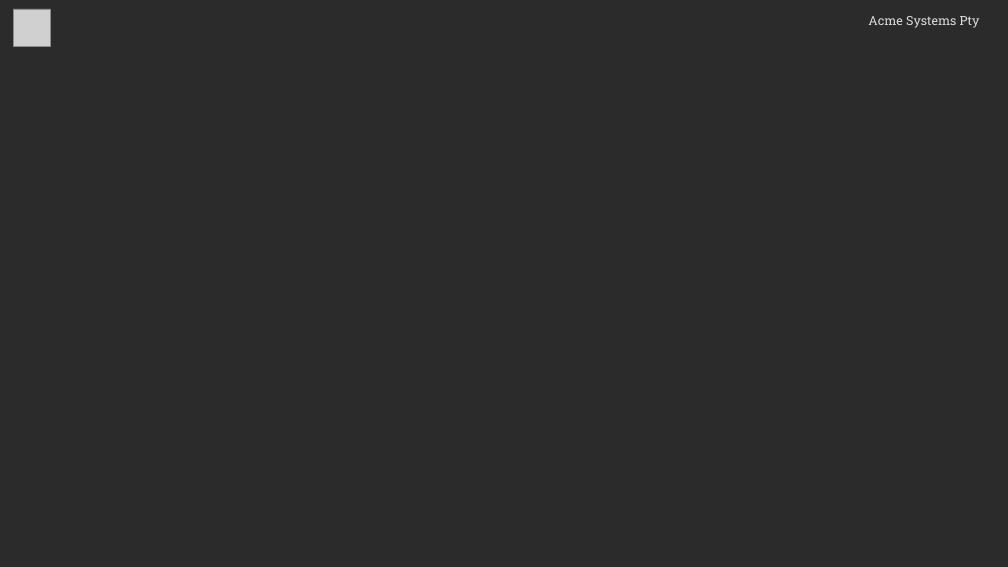
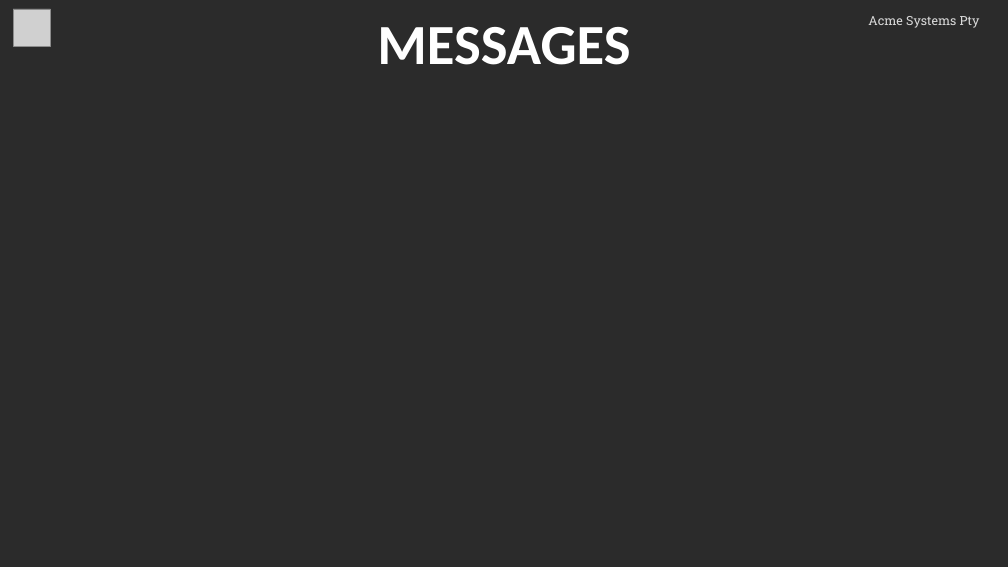
Before and after one commit to JervinAlejandro/VehicleRegistrationLists, a slide deck: slide 5 of Documents/Presentation.pptx (slide 2 before the commit). Drawn at 1008x567 pixels with LibreOffice and Linux fonts; fonts in the diff are those of the drawing; grey boxes stand for pictures; background and template pictures are left out; a plain dark background stands for a picture behind light text. Boxes give left, top, right and bottom in pixels: in the first picture for what was removed or moved away, otherwise in the second. Text is boxed around its words. In the diff, an @@ line names an element or a change of style, - is before the commit and + after.

```diff
--- a/Documents/Presentation.pptx
+++ b/Documents/Presentation.pptx
@@ text added at [377, 27, 630, 65], 54 pt, text #FFFFFF, bold @@
+MESSAGES
```
Also in this commit, not shown: 4 slides added.
